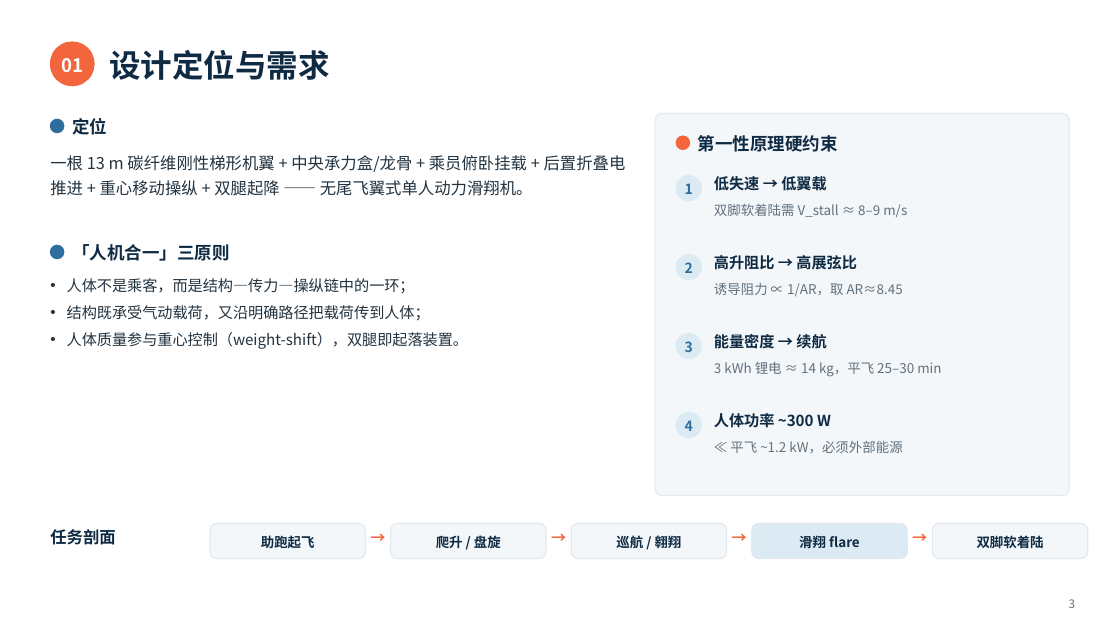
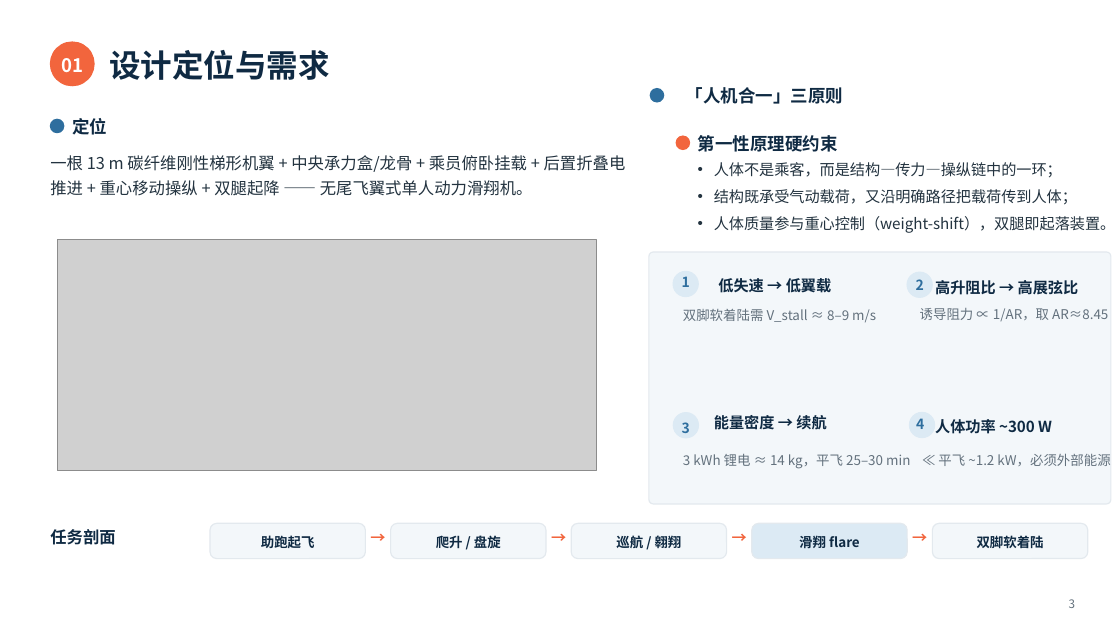
Before and after one commit to SunYifan-IrV/Aircraft_Structure_design, a slide deck: slide 3 of 05_Presentation/飞行器结构设计报告.pptx. Drawn at 1120x630 pixels with LibreOffice and Linux fonts; fonts in the diff are those of the drawing; grey boxes stand for pictures. Boxes give left, top, right and bottom in pixels: in the first picture for what was removed or moved away, otherwise in the second. Text is boxed around its words. In the diff, an @@ line names an element or a change of style, - is before the commit and + after.

```diff
--- a/05_Presentation/飞行器结构设计报告.pptx
+++ b/05_Presentation/飞行器结构设计报告.pptx
@@ ellipse moved from (x1=50, y1=245, x2=64, y2=259) to (x1=650, y1=88, x2=664, y2=102) @@
@@ text "「人机合一」三原则" moved from (x1=72, y1=244, x2=229, y2=261) to (x1=686, y1=87, x2=843, y2=104) @@
@@ text "人体不是乘客，而是结构—传力—操纵链中的一环；" moved from (x1=67, y1=278, x2=468, y2=349) to (x1=714, y1=162, x2=1115, y2=233) @@
@@ picture added at (x1=57, y1=239, x2=597, y2=471) @@
@@ rounded rectangle resized from (x1=655, y1=113, x2=1070, y2=496) to (x1=649, y1=252, x2=1111, y2=504) @@
@@ text "1" moved from (x1=685, y1=183, x2=693, y2=194) to (x1=682, y1=276, x2=690, y2=287) @@
@@ ellipse moved from (x1=676, y1=176, x2=702, y2=201) to (x1=673, y1=271, x2=698, y2=297) @@
@@ text "低失速 → 低翼载" moved from (x1=714, y1=174, x2=826, y2=194) to (x1=718, y1=276, x2=831, y2=296) @@
@@ text "2" moved from (x1=685, y1=262, x2=693, y2=273) to (x1=916, y1=279, x2=924, y2=290) @@
@@ ellipse moved from (x1=676, y1=255, x2=702, y2=280) to (x1=907, y1=272, x2=933, y2=297) @@
@@ text "高升阻比 → 高展弦比" moved from (x1=714, y1=255, x2=857, y2=270) to (x1=935, y1=280, x2=1079, y2=295) @@
@@ text "双脚软着陆需 V_stall ≈ 8–9 m/s" moved from (x1=714, y1=204, x2=907, y2=217) to (x1=683, y1=309, x2=876, y2=322) @@
@@ text "诱导阻力 ∝ 1/AR，取 AR≈8.45" moved from (x1=714, y1=283, x2=903, y2=296) to (x1=920, y1=308, x2=1108, y2=321) @@
@@ 2 texts, 1 ellipse moved together from (x1=676, y1=332, x2=826, y2=359) to (x1=674, y1=413, x2=826, y2=438) @@
@@ text "4" moved from (x1=685, y1=420, x2=693, y2=431) to (x1=916, y1=418, x2=924, y2=429) @@
@@ ellipse moved from (x1=676, y1=413, x2=702, y2=438) to (x1=910, y1=413, x2=935, y2=438) @@
@@ text "人体功率 ~300 W" moved from (x1=714, y1=413, x2=831, y2=428) to (x1=935, y1=419, x2=1052, y2=434) @@
@@ text "3 kWh 锂电 ≈ 14 ..." moved from (x1=714, y1=362, x2=941, y2=377) to (x1=683, y1=454, x2=910, y2=469) @@
@@ text "≪ 平飞 ~1.2 kW，必须外部能源" moved from (x1=730, y1=440, x2=902, y2=453) to (x1=938, y1=453, x2=1110, y2=466) @@
```
Also in this commit, not shown: 3 other slides changed, 1 slide removed, 4 other files.
